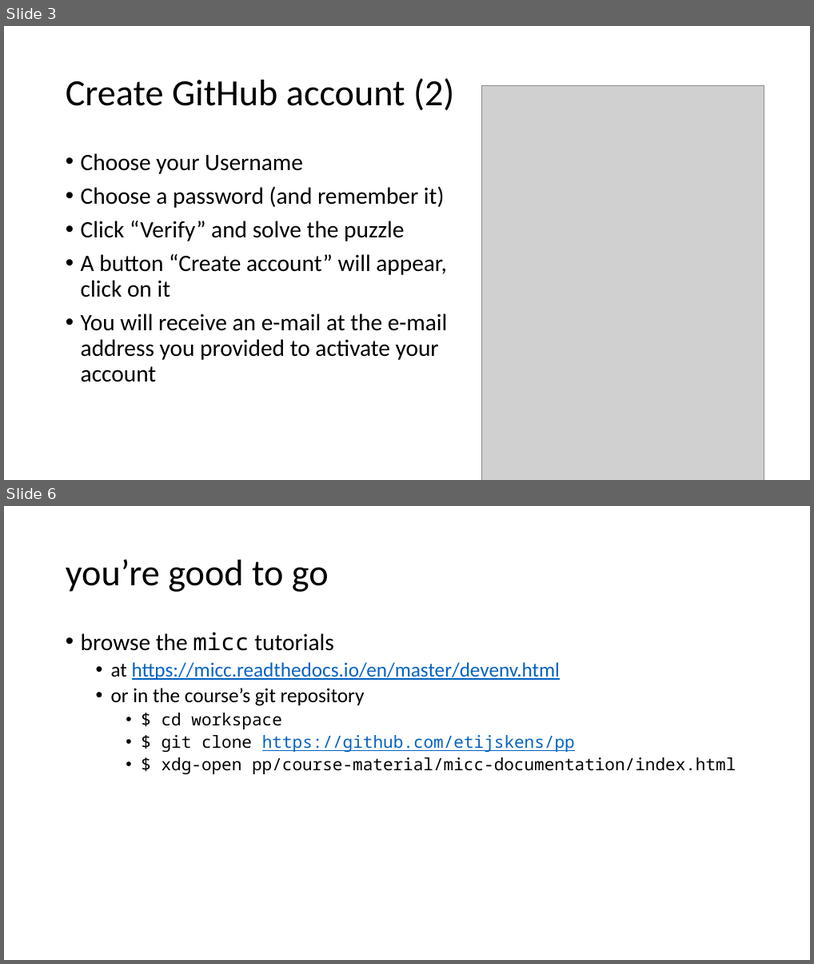
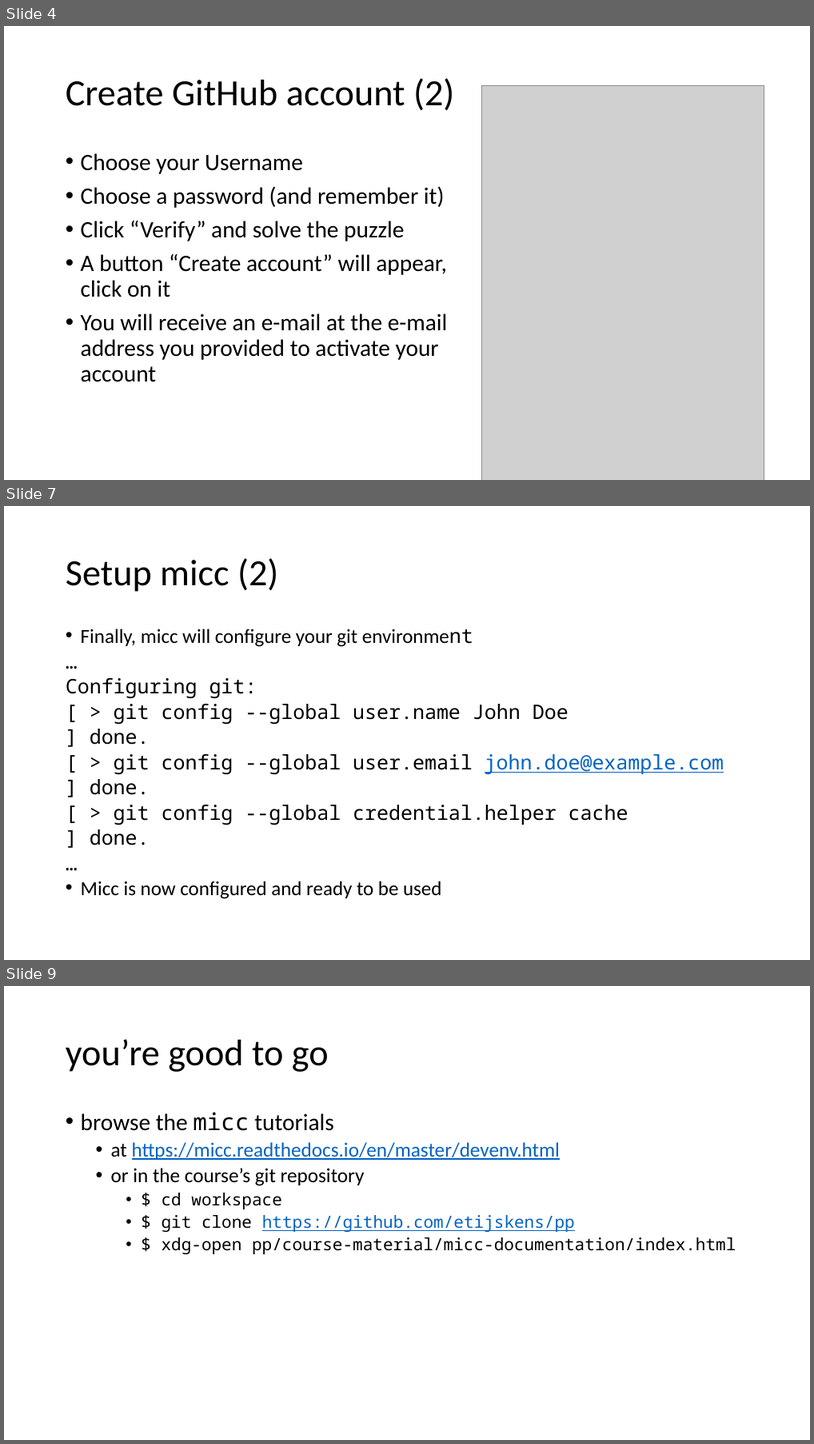
Before and after one commit to etijskens/pp, a slide deck: course-material/personal-setup.pptx. Shown one above the other, each under a label of ours: slides 3 and 6 before the commit, slides 4, 7 and 9 after it; the slides between them are not shown. The pictures are 814x964 and 814x1444 pixels, drawn with LibreOffice and Linux fonts; fonts in the diff are those of the drawing; grey boxes stand for pictures. Boxes give left, top, right and bottom in pixels: in the first picture for what was removed or moved away, otherwise in the second. Text is boxed around its words. In the diff, an @@ line names an element or a change of style, - is before the commit and + after.

Commit message:
update personal-setup

```diff
--- a/course-material/personal-setup.pptx
+++ b/course-material/personal-setup.pptx
@@ slide 7 added at bbox=[4, 506, 810, 960], background #FFFFFF @@
@@ title added at bbox=[66, 558, 278, 592], 44 pt, text #000000 @@
+Setup micc (2)
@@ text added at bbox=[66, 628, 724, 899], 23.8 pt, text #000000 @@
+• Finally, micc will configure your git environment
+…
+Configuring git:
+[ > git config --global user.name John Doe
+] done.
+[ > git config --global user.email john.doe@example.com
+] done.
+[ > git config --global credential.helper cache
+] done.
+…
+• Micc is now configured and ready to be used
@@ what was slide 3 is now slide 4 @@
@@ what was slide 6 is now slide 9 @@
```
Also in this commit, not shown: 3 slides changed, 2 other slides added, 2 other files.
